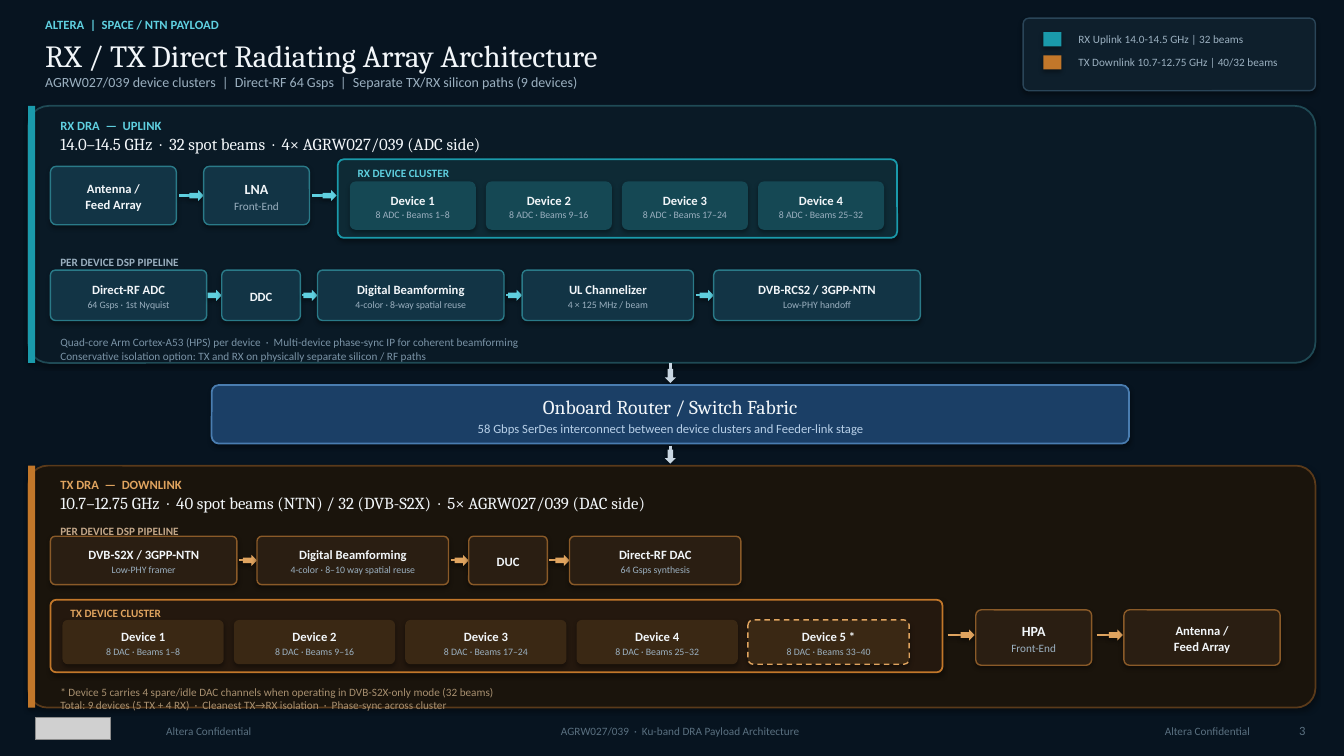
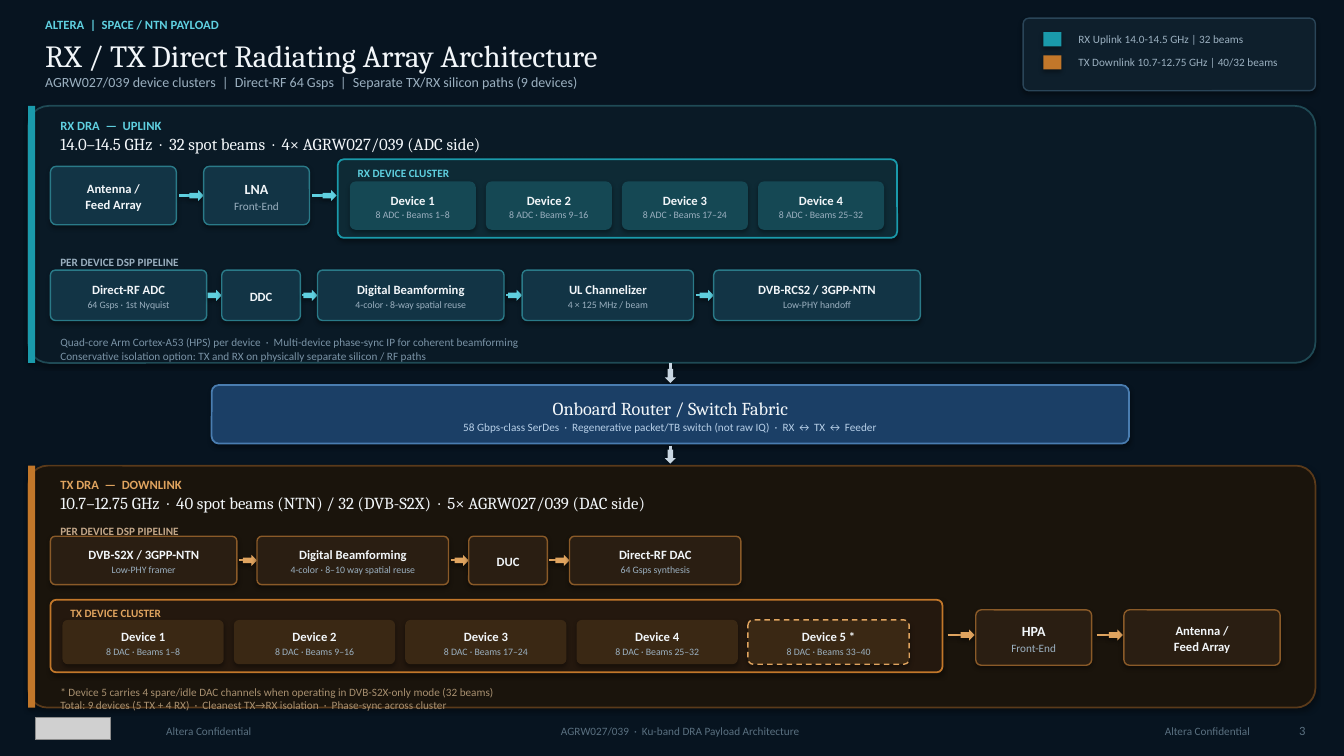
Before and after one commit to rushikeshpurohit0908/Cursor_Rushi, a slide deck: slide 1 of dra/DRA_Architecture_Editable_Slide.pptx. Drawn at 1344x756 pixels with LibreOffice and Linux fonts; fonts in the diff are those of the drawing; grey boxes stand for pictures. Boxes give left, top, right and bottom in pixels: in the first picture for what was removed or moved away, otherwise in the second. Text is boxed around its words. In the diff, an @@ line names an element or a change of style, - is before the commit and + after.

```diff
--- a/dra/DRA_Architecture_Editable_Slide.pptx
+++ b/dra/DRA_Architecture_Editable_Slide.pptx
@@ text at [553,402,788,415]: size 14 to 13 pt in "Onboard Router / Switch Fabric"; less space between paragraphs @@
@@ text at [463,423,877,433]: text changed; size 9 to 8 pt @@
-58 Gbps SerDes interconnect between device clusters and Feeder-link stage
+58 Gbps-class SerDes · Regenerative packet/TB switch (not raw IQ) · RX ↔ TX ↔ Feeder
```
Also in this commit, not shown: 7 other files.
